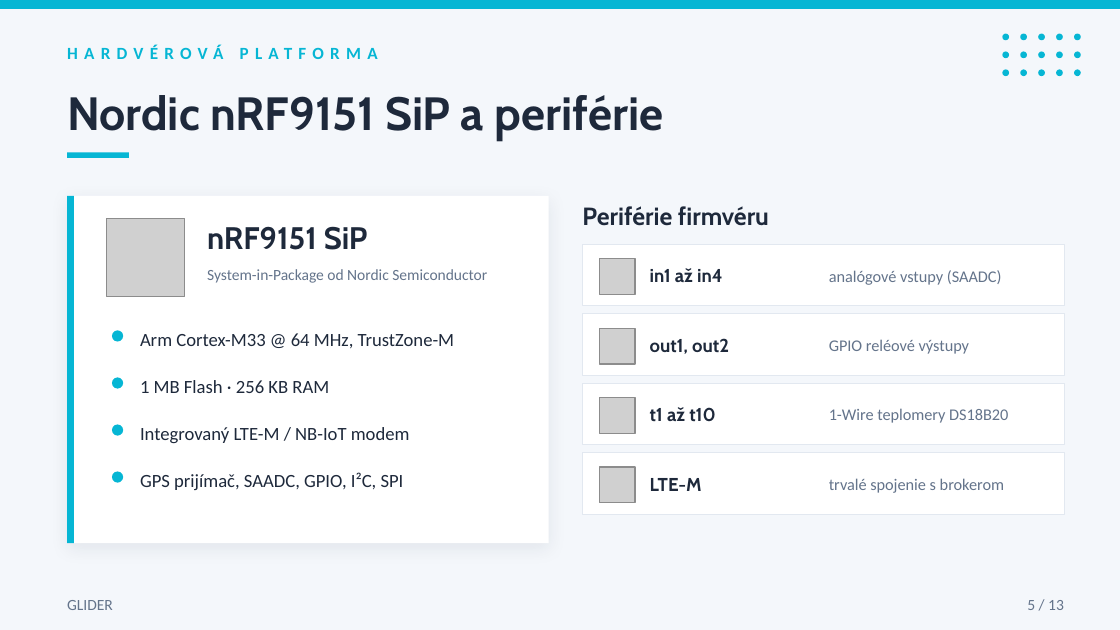
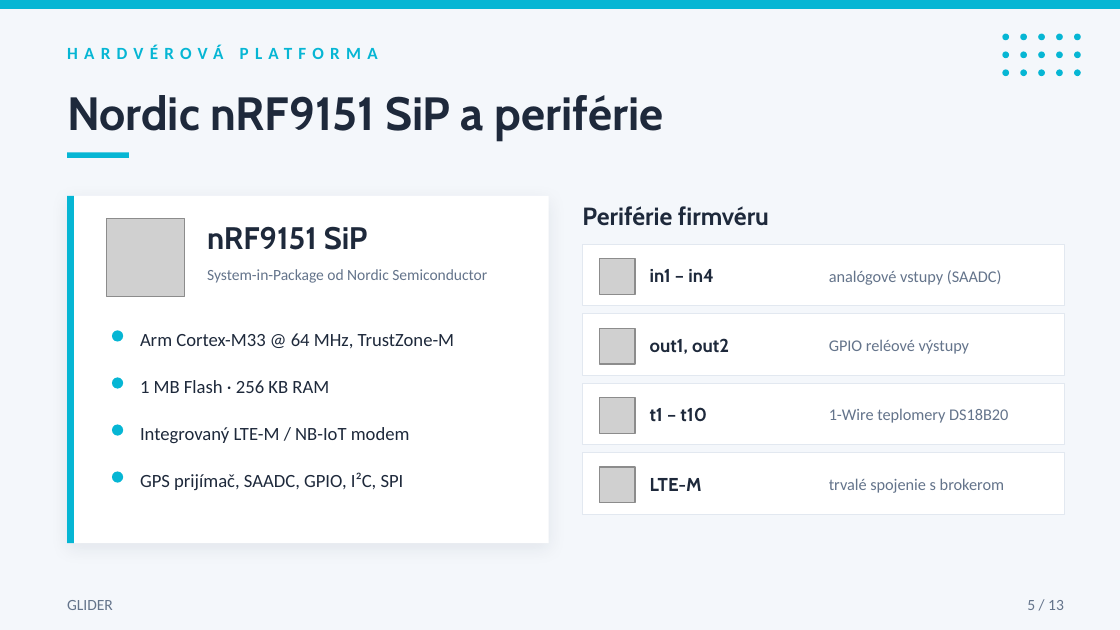
Before and after one commit to Gubledon/praca-stranka, a slide deck: slide 5 of glider_thesis.pptx. Drawn at 1120x630 pixels with LibreOffice and Linux fonts; fonts in the diff are those of the drawing; grey boxes stand for pictures. Boxes give left, top, right and bottom in pixels: in the first picture for what was removed or moved away, otherwise in the second. Text is boxed around its words. In the diff, an @@ line names an element or a change of style, - is before the commit and + after.

```diff
--- a/glider_thesis.pptx
+++ b/glider_thesis.pptx
@@ text at (650, 269, 714, 282): text changed @@
-in1 až in4
+in1 – in4
@@ text at (650, 407, 706, 422): text changed @@
-t1 až t10
+t1 – t10
```
Also in this commit, not shown: 8 other slides changed.
